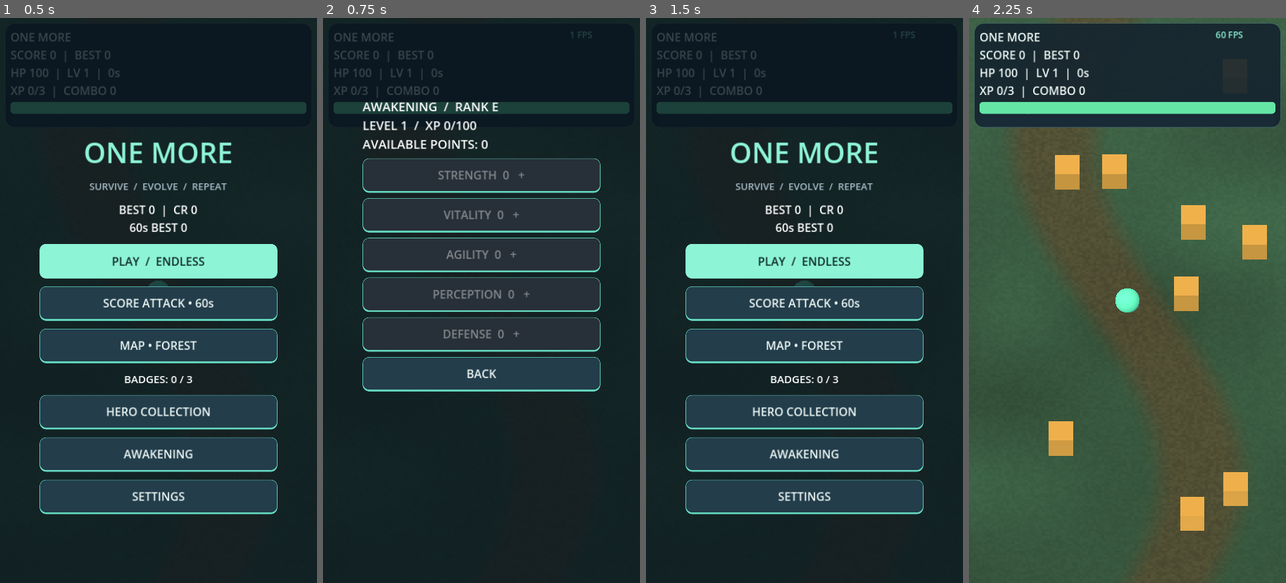
Above: before the commit, frames 1-4 (left to right).
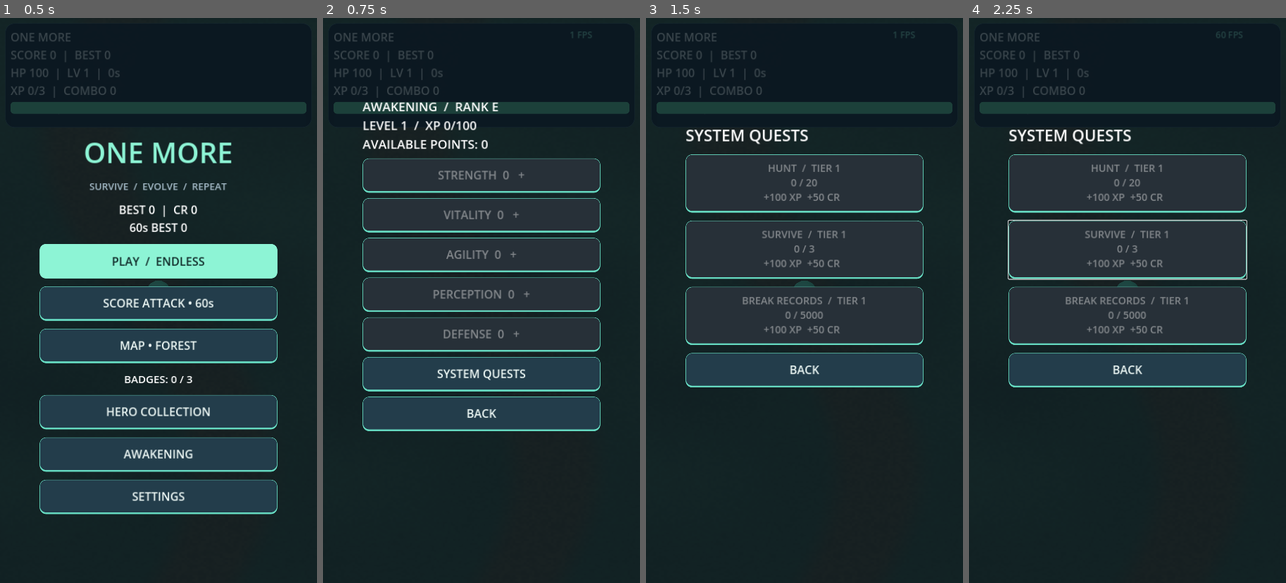
Above: after the commit, the same moments.

Repository: gemini13334-beep/---
Game: Godot game, scene res://main.tscn
The game is run twice, just before and just after one commit, with the same random seed, the same clock (stepped at 60 frames per second) and the same inputs.
Inputs (mouse positions are in pixels of both pictures, inside the frame that each line leads up to):
- Up to frame 1 (0.5 s): no input
- Up to frame 2 (0.75 s): click "AWAKENING" at 0.5 s
- Up to frame 3 (1.5 s): click (804, 373) at 1.25 s, where only the run after the commit has a clickable "SYSTEM QUESTS"
- Up to frame 4 (2.25 s): click (1127, 260) at 2 s, where only the run before the commit has a clickable "PLAY / ENDLESS"

Frame 1 is identical in both runs. In frame 2, 4.9% of the frame differs, in the area x 12-88%, y 62-74%; in frame 3, 27%; in frame 4, 85%, in the area x 0-100%, y 0-100%.

Commit message:
Add persistent escalating system quests and claimable rewards

Diff:
--- a/one-more/arena.gd
+++ b/one-more/arena.gd
@@ -191,6 +191,9 @@
 	credits += int(score/100.0)
 	runs += 1
 	total_kills += kills
+	quest_progress[0] += kills
+	quest_progress[1] += 1
+	quest_progress[2] += maxi(0,score)
 	save_profile()
 	show_menu()
 
@@ -312,7 +315,9 @@
 	cfg.set_value("awakening","xp",hunter_xp)
 	cfg.set_value("awakening","points",stat_points)
 	cfg.set_value("awakening","stats",hunter_stats)
-	cfg.set_value("meta","version",2)
+	cfg.set_value("quests","progress",quest_progress)
+	cfg.set_value("quests","tiers",quest_tiers)
+	cfg.set_value("meta","version",3)
 	if cfg.save(PROFILE_TEMP) != OK:
 		push_warning("Profile temporary write failed")
 		return
@@ -454,7 +459,9 @@
 	awakening_panel.add_child(awakening_status)
 	for i in range(5):
 		stat_buttons.append(menu_button(awakening_panel,"",spend_stat.bind(i)))
+	menu_button(awakening_panel,"SYSTEM QUESTS",show_quests)
 	menu_button(awakening_panel,"BACK",show_menu)
+	build_quests(layer)
 	awakening_panel.hide()
 
 func refresh_awakening() -> void:
@@ -472,9 +479,60 @@
 	refresh_awakening()
 
 func show_awakening() -> void:
+	quest_panel.hide()
 	menu.hide()
 	awakening_panel.show()
 	refresh_awakening()
+
+var quest_progress: Array[int] = [0,0,0]
+var quest_tiers: Array[int] = [0,0,0]
+const QUEST_NAMES = ["HUNT","SURVIVE","BREAK RECORDS"]
+const QUEST_BASE = [20,3,5000]
+var quest_panel: VBoxContainer
+var quest_buttons: Array[Button] = []
+
+func quest_target(index: int) -> int:
+	return int(QUEST_BASE[index])*(quest_tiers[index]+1)
+
+func build_quests(layer: CanvasLayer) -> void:
+	quest_panel = VBoxContainer.new()
+	layer.add_child(quest_panel)
+	quest_panel.position = Vector2(90,240)
+	quest_panel.add_theme_constant_override("separation",18)
+	var heading := Label.new()
+	heading.text = "SYSTEM QUESTS"
+	heading.add_theme_font_size_override("font_size",36)
+	quest_panel.add_child(heading)
+	for i in range(3):
+		var btn := menu_button(quest_panel,"",claim_quest.bind(i))
+		btn.custom_minimum_size = Vector2(540,132)
+		btn.add_theme_font_size_override("font_size",23)
+		quest_buttons.append(btn)
+	menu_button(quest_panel,"BACK",show_awakening)
+	quest_panel.hide()
+
+func refresh_quests() -> void:
+	for i in range(3):
+		var tier := quest_tiers[i]+1
+		var ready := quest_progress[i] >= quest_target(i) and quest_tiers[i] < 1000
+		quest_buttons[i].text = "%s  /  TIER %d\n%d / %d\n+%d XP  +%d CR  %s" % [QUEST_NAMES[i],tier,mini(quest_progress[i],quest_target(i)),quest_target(i),100*tier,50*tier,"CLAIM" if ready else ""]
+		quest_buttons[i].disabled = not ready
+
+func claim_quest(index: int) -> void:
+	if index < 0 or index >= 3 or quest_tiers[index] >= 1000 or quest_progress[index] < quest_target(index):
+		return
+	var tier := quest_tiers[index]+1
+	quest_progress[index] -= quest_target(index)
+	quest_tiers[index] += 1
+	gain_hunter_xp(100*tier)
+	credits += 50*tier
+	save_profile()
+	refresh_quests()
+
+func show_quests() -> void:
+	awakening_panel.hide()
+	quest_panel.show()
+	refresh_quests()
 
 func show_collection() -> void:
 	menu.hide()
@@ -483,6 +541,7 @@
 	refresh_collection()
 
 func show_menu() -> void:
+	quest_panel.hide()
 	awakening_panel.hide()
 	settings_panel.hide()
 	collection.hide()
@@ -825,6 +884,11 @@
 	selected = 0
 	var cfg := ConfigFile.new()
 	if cfg.load(PROFILE_PATH) == OK or cfg.load(PROFILE_BACKUP) == OK:
+		var qp: Variant = cfg.get_value("quests","progress",[0,0,0])
+		var qt: Variant = cfg.get_value("quests","tiers",[0,0,0])
+		for i in range(3):
+			quest_progress[i] = clampi(int(qp[i]),0,1000000000) if qp is Array and qp.size() == 3 else 0
+			quest_tiers[i] = clampi(int(qt[i]),0,1000) if qt is Array and qt.size() == 3 else 0
 		hunter_level = clampi(int(cfg.get_value("awakening","level",1)),1,1000)
 		hunter_xp = clampi(int(cfg.get_value("awakening","xp",0)),0,hunter_level*100-1)
 		stat_points = clampi(int(cfg.get_value("awakening","points",0)),0,3000)
